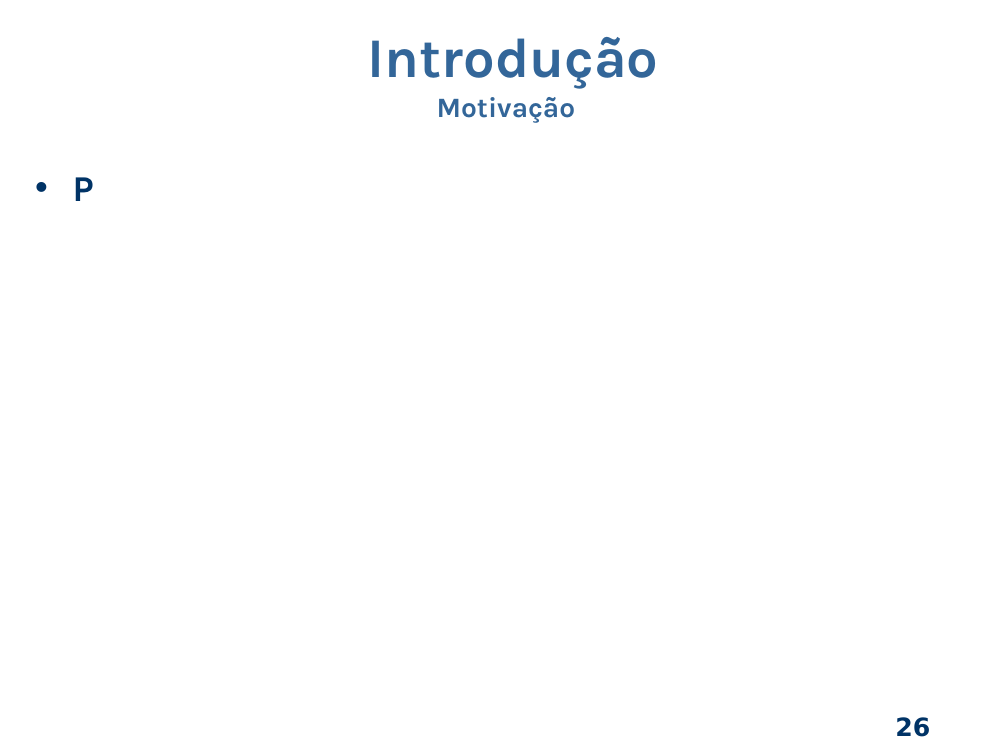
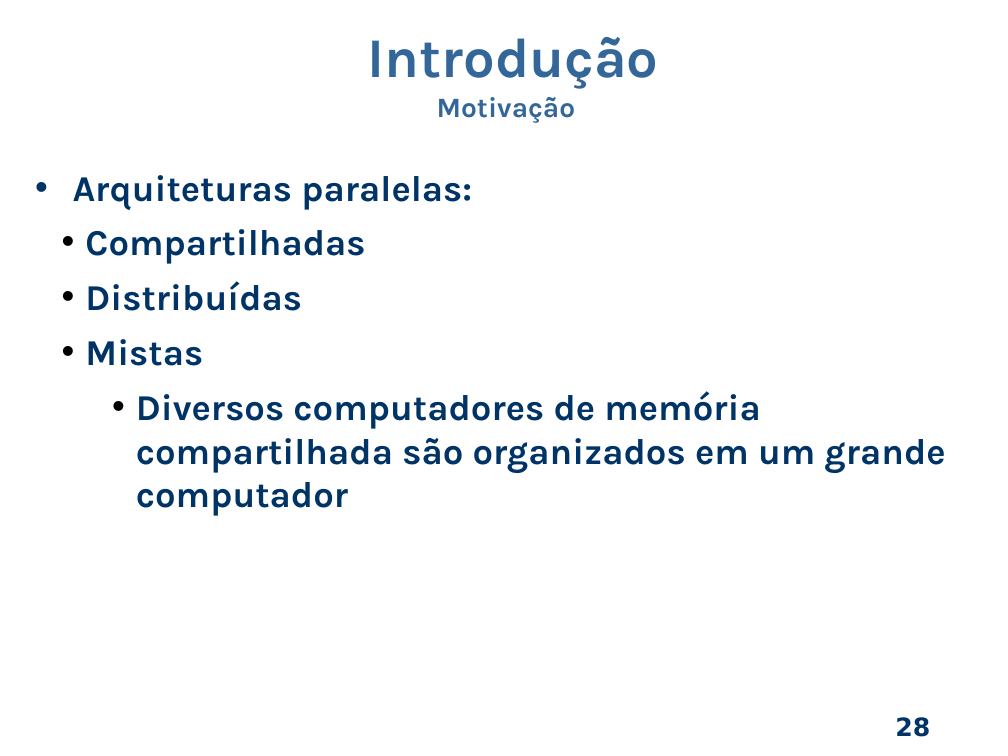
Before and after one commit to dant25/pre-proposta, a slide deck: slide 28 of apresentação/Apresentacao pre.odp (slide 26 before the commit). Drawn at 1008x756 pixels with LibreOffice and Linux fonts; fonts in the diff are those of the drawing; background and template pictures are left out. Boxes give left, top, right and bottom in pixels: in the first picture for what was removed or moved away, otherwise in the second. Text is boxed around its words. In the diff, an @@ line names an element or a change of style, - is before the commit and + after.

```diff
--- a/apresentação/Apresentacao pre.odp
+++ b/apresentação/Apresentacao pre.odp
@@ text at [73,175,946,516]: text changed @@
-• P
+• Arquiteturas paralelas:
+  • Compartilhadas
+  • Distribuídas
+  • Mistas
+    • Diversos computadores de memória compartilhada são organizados em um grande computador
@@ page number at [895,717,930,737]: text changed @@
-26
+28
```
Also in this commit, not shown: 5 other slides changed, 32 slides added, 7 other files.
